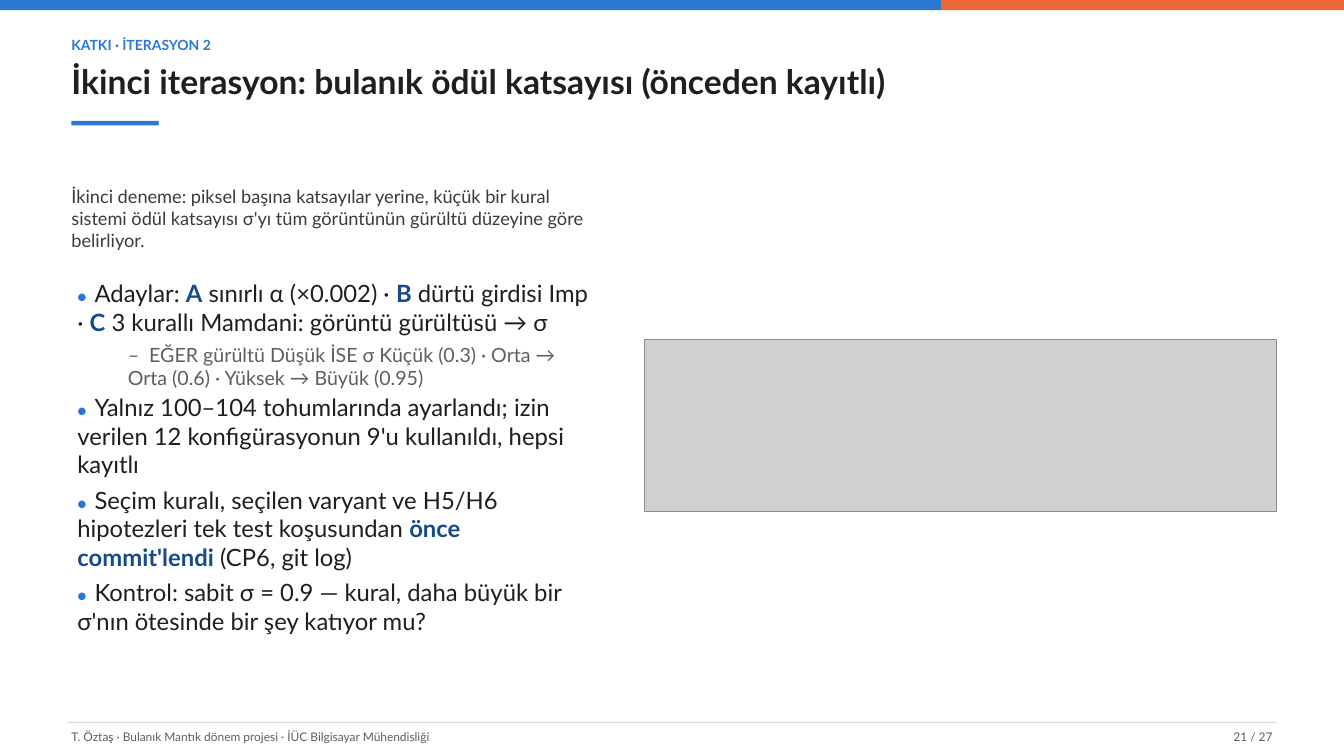
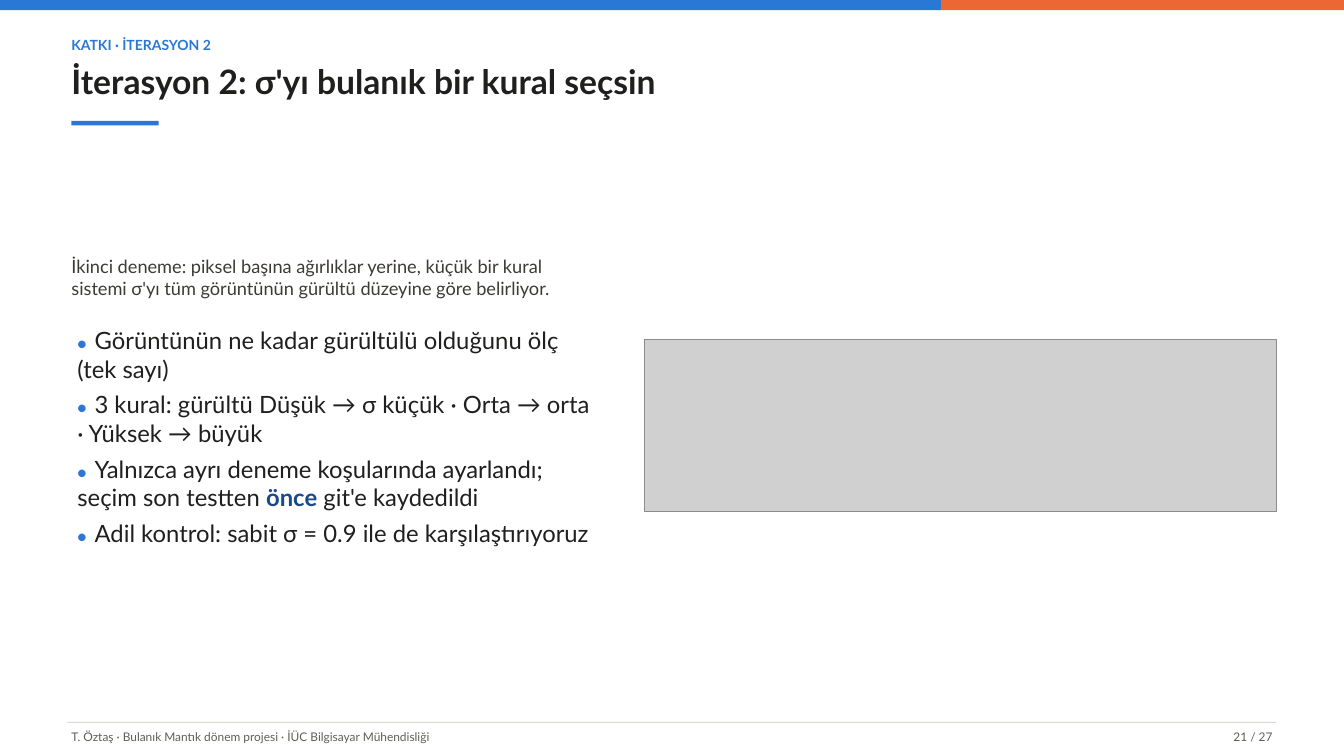
Before and after one commit to tarikoztas/fuzzy-logic-project, a slide deck: slide 21 of presentation/presentation_tr.pptx. Drawn at 1344x756 pixels with LibreOffice and Linux fonts; fonts in the diff are those of the drawing; grey boxes stand for pictures. Boxes give left, top, right and bottom in pixels: in the first picture for what was removed or moved away, otherwise in the second. Text is boxed around its words. In the diff, an @@ line names an element or a change of style, - is before the commit and + after.

```diff
--- a/presentation/presentation_tr.pptx
+++ b/presentation/presentation_tr.pptx
@@ text at <box>71,65,655,100</box>: text changed @@
-İkinci iterasyon: bulanık ödül katsayısı (önceden kayıtlı)
+İterasyon 2: σ'yı bulanık bir kural seçsin
@@ text at <box>71,258,549,299</box>: text changed @@
-İkinci deneme: piksel başına katsayılar yerine, küçük bir kural sistemi ödül katsayısı σ'yı tüm görüntünün gürültü düzeyine göre belirliyor.
+İkinci deneme: piksel başına ağırlıklar yerine, küçük bir kural sistemi σ'yı tüm görüntünün gürültü düzeyine göre belirliyor.
@@ text at <box>77,331,590,547</box>: text changed @@
-● Adaylar: A sınırlı α (×0.002) · B dürtü girdisi Imp · C 3 kurallı Mamdani: görüntü gürültüsü → σ
-  – EĞER gürültü Düşük İSE σ Küçük (0.3) · Orta → Orta (0.6) · Yüksek → Büyük (0.95)
-● Yalnız 100–104 tohumlarında ayarlandı; izin verilen 12 konfigürasyonun 9'u kullanıldı, hepsi kayıtlı
-● Seçim kuralı, seçilen varyant ve H5/H6 hipotezleri tek test koşusundan önce commit'lendi (CP6, git log)
-● Kontrol: sabit σ = 0.9 — kural, daha büyük bir σ'nın ötesinde bir şey katıyor mu?
+● Görüntünün ne kadar gürültülü olduğunu ölç (tek sayı)
+● 3 kural: gürültü Düşük → σ küçük · Orta → orta · Yüksek → büyük
+● Yalnızca ayrı deneme koşularında ayarlandı; seçim son testten önce git'e kaydedildi
+● Adil kontrol: sabit σ = 0.9 ile de karşılaştırıyoruz
```
Also in this commit, not shown: 20 other slides changed, 1 slide added, 1 slide removed, 13 other files.
